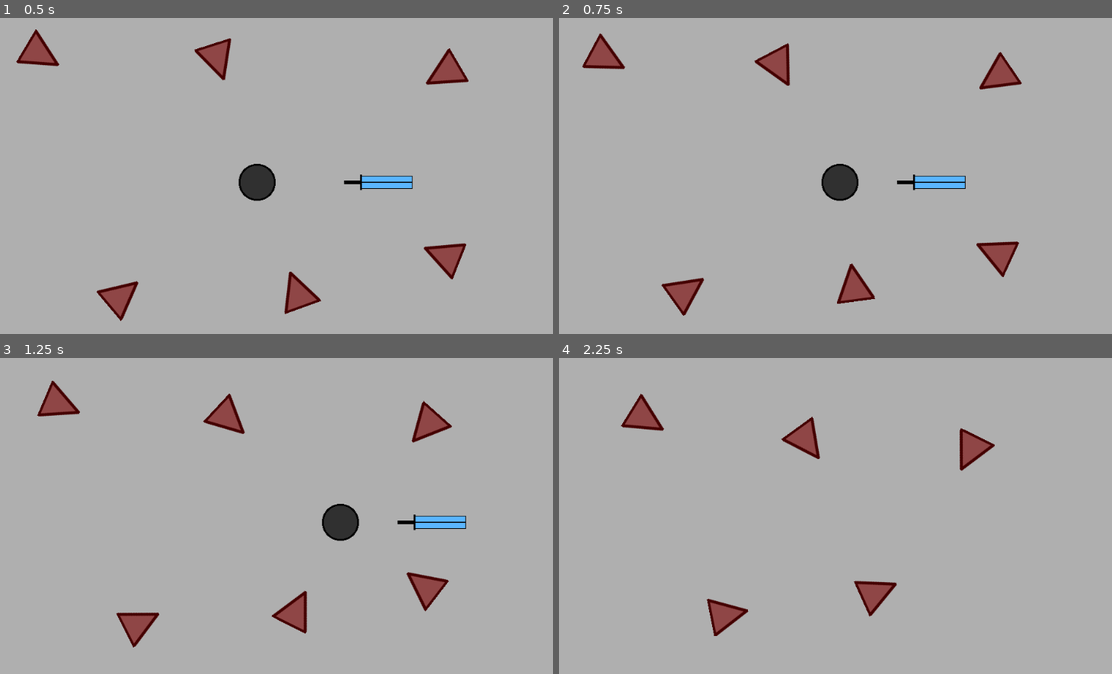
Above: before the commit, frames 1-4 (two rows, left to right).
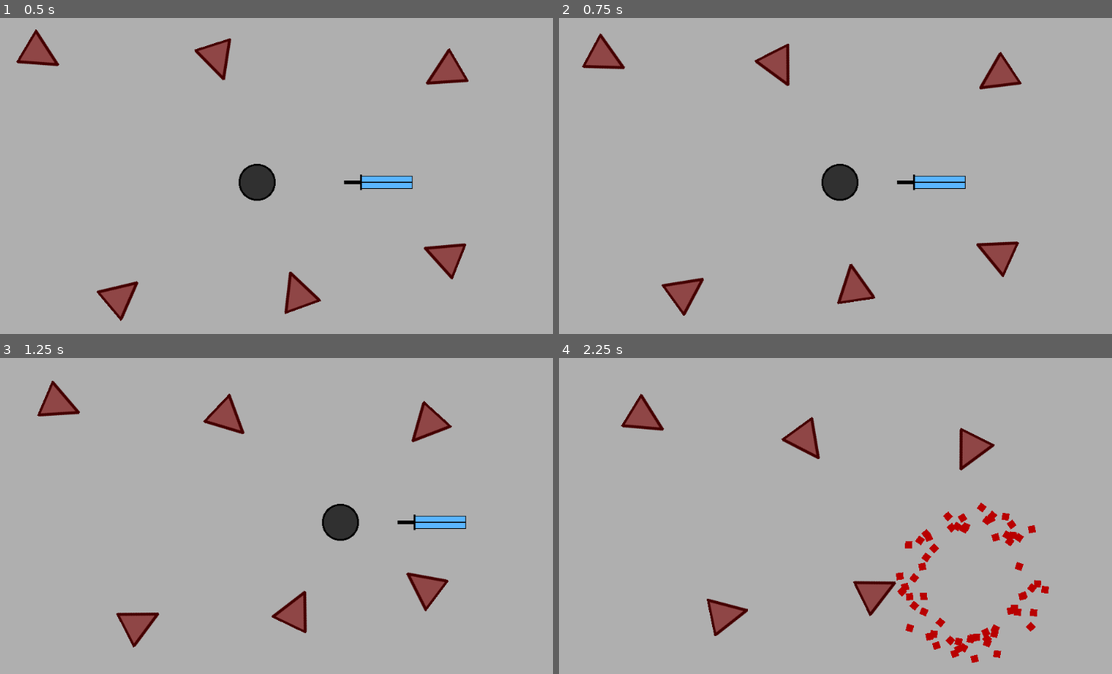
Above: after the commit, the same moments.

Repository: Izook/psychic-blade
Game: Godot game, scene res://scenes/Main.tscn
Two runs of this game, one before a commit and one after it. Both use one fixed random seed, a clock stepped at 60 frames per second and the inputs below.
Inputs:
- Up to frame 1 (0.5 s): no input
- Up to frame 2 (0.75 s): hold Right (move_right) from 0.53 s (still down); hold S (pull_in) from 0.53 s (still down)
- Up to frame 3 (1.25 s): keep holding Right (move_right); keep holding S (pull_in)
- Up to frame 4 (2.25 s): release Right (move_right) at 1.28 s; release S (pull_in) at 1.28 s; hold Down (move_down) 1.28-2.03 s; tap W (push_out) at 1.35 s; hold Right (move_right) from 2.03 s (still down); hold S (pull_in) from 2.03 s (still down)

Frame 1 is identical in both runs. In frame 2, less than 0.1% of the frame differs, in the area x 4-84%, y 5-95%; in frame 3, 0.1%; in frame 4, 2.1%, in the area x 11-89%, y 13-97%.
Error before the commit: Invalid get index 'position' (on base: 'previously freed instance'). (res://scripts/Enemy.gd:15)
Error after the commit: Invalid get index 'position' (on base: 'previously freed instance'). (res://scripts/Enemy.gd:17)

Commit message:
Add blood effect to enemy deaths

Diff:
--- a/scenes/Enemy.tscn
+++ b/scenes/Enemy.tscn
@@ -1,10 +1,33 @@
-[gd_scene load_steps=4 format=2]
+[gd_scene load_steps=8 format=2]
 
 [ext_resource path="res://assets/enemy.png" type="Texture" id=1]
 [ext_resource path="res://scripts/Enemy.gd" type="Script" id=2]
+[ext_resource path="res://assets/enemy_blood.png" type="Texture" id=3]
 
 [sub_resource type="RectangleShape2D" id=1]
 extents = Vector2( 32, 32 )
+
+[sub_resource type="Curve" id=3]
+_data = [ Vector2( 0, 1 ), 0.0, 0.0, 0, 0, Vector2( 0.579336, 0.770455 ), 1.09495, 0.0, 0, 0 ]
+
+[sub_resource type="CurveTexture" id=4]
+curve = SubResource( 3 )
+
+[sub_resource type="ParticlesMaterial" id=2]
+flag_disable_z = true
+direction = Vector3( 0, 0, 0 )
+spread = 180.0
+gravity = Vector3( 0, 0, 0 )
+initial_velocity = 150.0
+angular_velocity = 5.0
+angular_velocity_random = 0.45
+orbit_velocity = 0.0
+orbit_velocity_random = 1.0
+damping = 220.0
+damping_random = 0.4
+angle = 180.0
+angle_random = 1.0
+scale_curve = SubResource( 4 )
 
 [node name="Enemy" type="KinematicBody2D"]
 script = ExtResource( 2 )
@@ -20,3 +43,14 @@
 __meta__ = {
 "_edit_lock_": true
 }
+
+[node name="Particles2D" type="Particles2D" parent="."]
+scale = Vector2( 1.5, 1.5 )
+emitting = false
+amount = 64
+lifetime = 30.0
+one_shot = true
+speed_scale = 2.5
+explosiveness = 1.0
+process_material = SubResource( 2 )
+texture = ExtResource( 3 )
--- a/scenes/Main.tscn
+++ b/scenes/Main.tscn
@@ -8,11 +8,6 @@
 __meta__ = {
 "_edit_lock_": true
 }
-
-[node name="Player" parent="." groups=[
-"players",
-] instance=ExtResource( 1 )]
-collision_layer = 16384
 
 [node name="Enemy" parent="." instance=ExtResource( 2 )]
 position = Vector2( -382.564, -226.998 )
@@ -31,3 +26,8 @@
 
 [node name="Enemy6" parent="." instance=ExtResource( 2 )]
 position = Vector2( -73.0204, -226.998 )
+
+[node name="Player" parent="." groups=[
+"players",
+] instance=ExtResource( 1 )]
+collision_layer = 16384
--- a/scripts/Enemy.gd
+++ b/scripts/Enemy.gd
@@ -6,8 +6,10 @@
 
 var players
 
+var is_alive = true
 
-func _enter_tree():
+
+func _ready():
 	players = get_tree().get_nodes_in_group("players")
 
 
@@ -21,14 +23,18 @@
 
 
 func _physics_process(delta):
-	_find_player()
-	_rotate_enemy()
+	if is_alive:
+		_find_player()
+		_rotate_enemy()
 
-	var collision_info = move_and_slide(velocity)
+		var collision_info = move_and_slide(velocity)
 
-	for i in get_slide_count():
-		var collision = get_slide_collision(i)
-		if collision.collider.name == "Blade":
-			queue_free()
-		if collision.collider.name == "Player":
-			players[0].queue_free()
+		for i in get_slide_count():
+			var collision = get_slide_collision(i)
+			if collision.collider.name == "Blade":
+				is_alive = false
+				$CollisionShape2D.set_disabled(true)
+				$Sprite.visible = false
+				$Particles2D.set_emitting(true)
+			if collision.collider.name == "Player":
+				players[0].queue_free()
Binary file added: assets/enemy_blood.png
